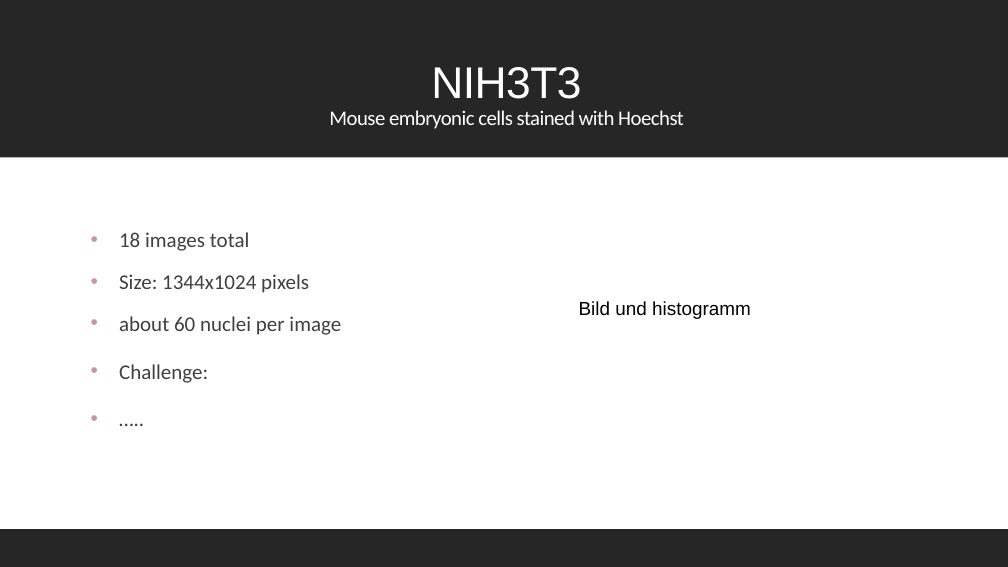
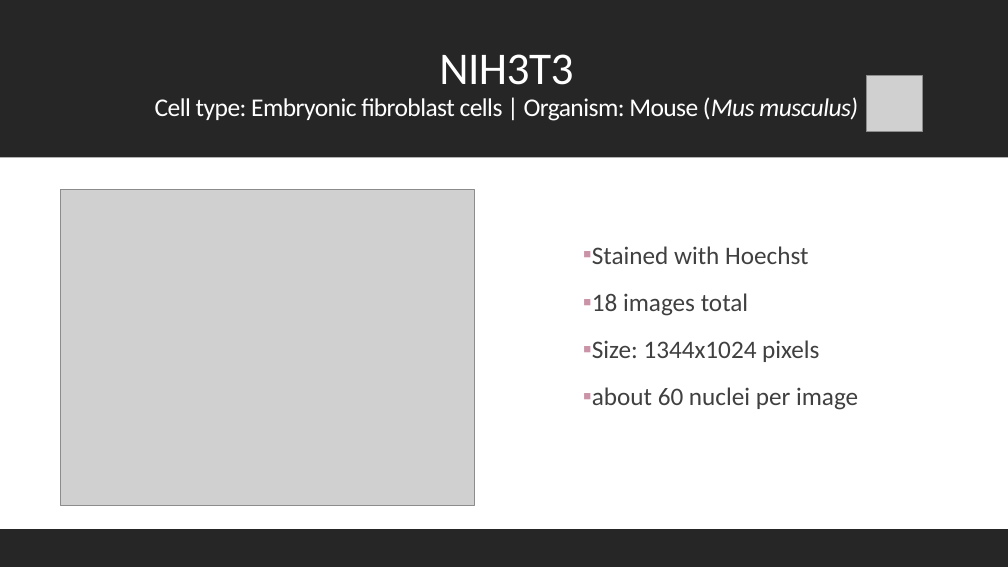
Before and after one commit to datascience-mobi-2022/2022-topic-01-team-04, a slide deck: slide 4 of presentation/layout(2).pptx. Drawn at 1008x567 pixels with LibreOffice and Linux fonts; fonts in the diff are those of the drawing; grey boxes stand for pictures. Boxes give left, top, right and bottom in pixels: in the first picture for what was removed or moved away, otherwise in the second. Text is boxed around its words. In the diff, an @@ line names an element or a change of style, - is before the commit and + after.

```diff
--- a/presentation/layout(2).pptx
+++ b/presentation/layout(2).pptx
@@ title at box(155, 54, 858, 121): text changed; size 19.8 to 24.3 pt @@
-NIH3T3
-Mouse embryonic cells stained with Hoechst
+NIH3T3
+Cell type: Embryonic fibroblast cells | Organism: Mouse (Mus musculus)
@@ picture added at box(867, 76, 923, 132) @@
@@ picture added at box(60, 190, 475, 506) @@
@@ text "Stained with Hoechst": place and size @@
-text "Stained with Hoechst" at box(119, 232, 341, 383)
+text "Stained with Hoechst" at box(592, 246, 858, 410)
@@ text at box(592, 246, 808, 264): paragraph added @@
+▪ Stained with Hoechst
@@ text at box(592, 293, 858, 410): size 20 to 24 pt in "18 images total", "Size: 1344x1024 pixels", "about 60 nuclei per image"; bullet • to ▪ @@
@@ text removed at box(579, 301, 751, 319) @@
-Bild und histogramm
@@ text at box(119, 364, 208, 383): paragraphs removed @@
-• Challenge:
-• …..
```
Also in this commit, not shown: 4 other slides changed, 4 slides added.
